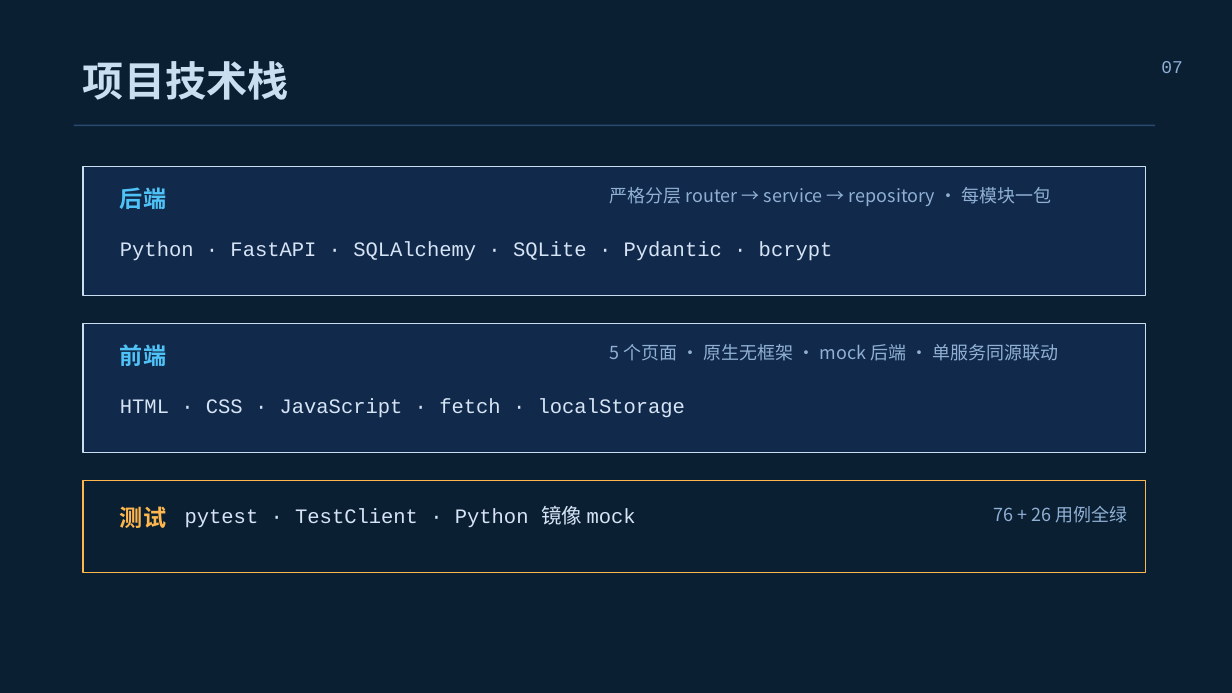
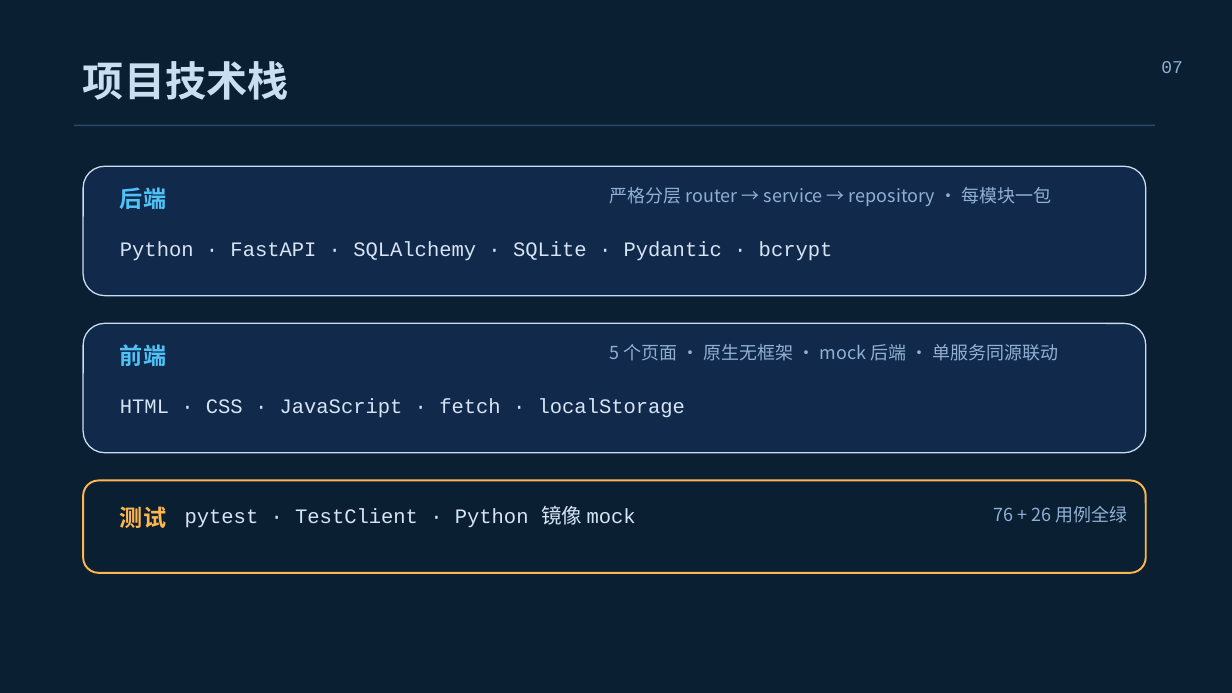
Before and after one commit to ray418-pets/interview-master, a slide deck: slide 7 of docs/ppts/AI智能面试助手-技术分享.pptx. Drawn at 1232x693 pixels with LibreOffice and Linux fonts; fonts in the diff are those of the drawing. Boxes give left, top, right and bottom in pixels: in the first picture for what was removed or moved away, otherwise in the second. Text is boxed around its words. In the diff, an @@ line names an element or a change of style, - is before the commit and + after.

```diff
--- a/docs/ppts/AI智能面试助手-技术分享.pptx
+++ b/docs/ppts/AI智能面试助手-技术分享.pptx
@@ rounded rectangle at (x1=83, y1=166, x2=1146, y2=296): rectangle to rounded rectangle @@
@@ rounded rectangle at (x1=83, y1=323, x2=1146, y2=453): rectangle to rounded rectangle @@
@@ rounded rectangle at (x1=83, y1=481, x2=1146, y2=573): rectangle to rounded rectangle; outline #FFB74D 1 pt to #FFB74D 1.5 pt @@
```
Also in this commit, not shown: 12 other slides changed.
